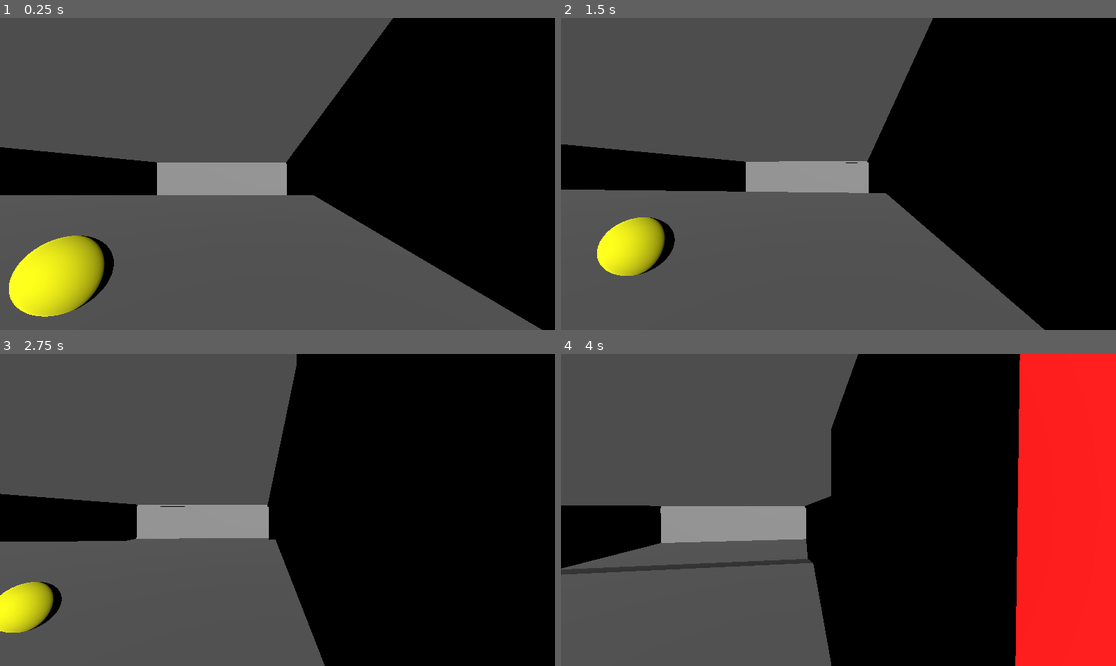
Above: before the commit, frames 1-4 (two rows, left to right).
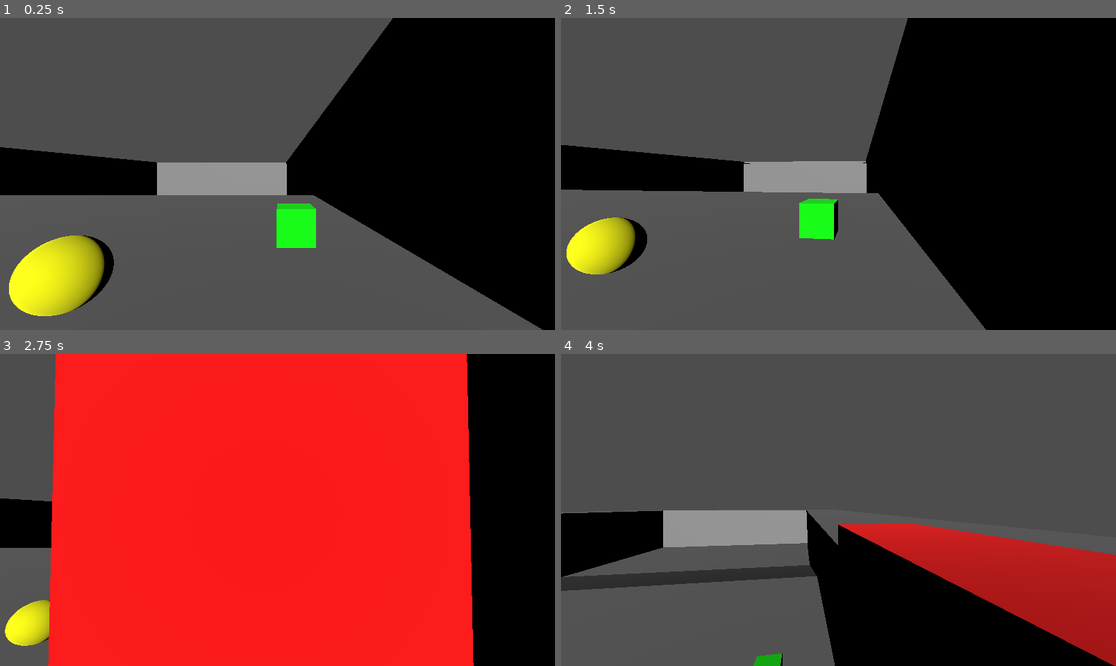
Above: after the commit, the same moments.

Repository: memjamim/FishGame
Game: Godot game, scene res://scenes/pool_level.tscn
The game is run twice, just before and just after one commit, with the same random seed, the same clock (stepped at 60 frames per second) and the same inputs. This scene is started directly instead of the project's main scene.
Inputs (mouse positions are in pixels of both pictures, inside the frame that each line leads up to):
- Up to frame 1 (0.25 s): no input
- Up to frame 2 (1.5 s): move the mouse to (866, 174) at 0.52 s; hold D (right) 0.53-1.28 s; hold Q (throw, bound only after the commit) 0.53-1.28 s; tap E (interact) at 0.6 s; tap Space (jump) at 0.77, 1.07 s; move the mouse to (810, 174) at 1.27 s; hold S (back) from 1.28 s (still down); tap Q (throw, bound only after the commit) at 1.35 s
- Up to frame 3 (2.75 s): tap Space (jump) at 1.52, 1.55, 1.82 s; move the mouse to (288, 503) at 2.02 s; release S (back) at 2.03 s; hold D (right) from 2.03 s (still down); hold Space (jump) from 2.03 s (still down); tap E (interact) at 2.3 s
- Up to frame 4 (4 s): move the mouse to (832, 516) at 2.77 s; release Space (jump) at 2.78 s; tap W (foward) at 2.85 s; tap Space (jump) at 3.02, 3.32 s; tap Q (throw, bound only after the commit) at 3.05 s; move the mouse to (877, 513) at 3.52 s; release D (right) at 3.53 s; hold A (left) from 3.53 s (still down); hold Space (jump) from 3.53 s (still down); tap E (interact) at 3.6 s

The runs differ from the first frame. In frame 1, 1.1% of the frame differs, in the area x 1-98%, y 0-100%; in frame 2, 7.8%; in frame 3, 77%, in the area x 0-86%, y 0-100%; in frame 4, 45%.

Commit message:
pickup, drop, charge throw
can pickup holdable items with E. When holding an item, hold Q to charge a throw, then release to throw with increasing strength

Diff:
--- a/fish-game-project-folder/project.godot
+++ b/fish-game-project-folder/project.godot
@@ -64,7 +64,8 @@
 "events": [Object(InputEventKey,"resource_local_to_scene":false,"resource_name":"","device":-1,"window_id":0,"alt_press …(192 unchanged characters)…
 ]
 }
-swim_down={
+throw={
 "deadzone": 0.2,
-"events": []
+"events": [Object(InputEventKey,"resource_local_to_scene":false,"resource_name":"","device":-1,"window_id":0,"alt_pressed":false,"shift_pressed":false,"ctrl_pressed":false,"meta_pressed":false,"pressed":false,"keycode":0,"physical_keycode":81,"key_label":0,"unicode":113,"location":0,"echo":false,"script":null)
+]
 }
--- a/fish-game-project-folder/scenes/ben_scene.tscn
+++ b/fish-game-project-folder/scenes/ben_scene.tscn
@@ -26,6 +26,26 @@
 [sub_resource type="PhysicsMaterial" id="PhysicsMaterial_x8l0j"]
 
 [sub_resource type="BoxShape3D" id="BoxShape3D_x8l0j"]
+
+[sub_resource type="NoiseTexture2D" id="NoiseTexture2D_x8l0j"]
+
+[sub_resource type="NoiseTexture2D" id="NoiseTexture2D_mmbh7"]
+
+[sub_resource type="StandardMaterial3D" id="StandardMaterial3D_x8l0j"]
+transparency = 1
+depth_draw_mode = 1
+albedo_color = Color(0.047058824, 0.31764707, 0.53333336, 0.5058824)
+roughness = 0.0
+normal_texture = SubResource("NoiseTexture2D_x8l0j")
+refraction_enabled = true
+refraction_texture = SubResource("NoiseTexture2D_mmbh7")
+uv1_scale = Vector3(0.04, 0.04, 0.04)
+uv1_triplanar = true
+uv1_world_triplanar = true
+
+[sub_resource type="BoxMesh" id="BoxMesh_x8l0j"]
+material = SubResource("StandardMaterial3D_x8l0j")
+size = Vector3(4, 4, 4)
 
 [node name="Ben" type="Node3D"]
 
@@ -106,3 +126,10 @@
 [node name="CollisionShape3D" type="CollisionShape3D" parent="PoolSide/StaticBody3D"]
 transform = Transform3D(2, 0, 0, 0, 2, 0, 0, 0, 2, 6.827389, -0.694664, 0)
 shape = SubResource("BoxShape3D_x8l0j")
+
+[node name="DirectionalLight3D" type="DirectionalLight3D" parent="."]
+transform = Transform3D(0.41469327, 0.78404915, -0.46184027, 0, 0.5075384, 0.8616291, 0.9099613, -0.3573118, 0.21047275, 0, 4.928076, 6.533126)
+
+[node name="WaterMesh" type="MeshInstance3D" parent="."]
+transform = Transform3D(1, 0, 0, 0, 1, 0, 0, 0, 1, 6.7589846, 1.8488703, 0)
+mesh = SubResource("BoxMesh_x8l0j")
--- a/fish-game-project-folder/scenes/ladder.tscn
+++ b/fish-game-project-folder/scenes/ladder.tscn
@@ -8,19 +8,18 @@
 [sub_resource type="BoxMesh" id="BoxMesh_xxwne"]
 material = SubResource("StandardMaterial3D_htnmx")
 
-[sub_resource type="BoxShape3D" id="BoxShape3D_htnmx"]
+[sub_resource type="BoxShape3D" id="BoxShape3D_xxwne"]
 
-[node name="Ladder" type="Node3D" groups=["interactable"]]
+[node name="Ladder" type="StaticBody3D" groups=["interactable"]]
 script = ExtResource("2_xb1tl")
 
 [node name="MeshInstance3D" type="MeshInstance3D" parent="."]
-transform = Transform3D(1.5994014, 0, 0, 0, 4.2029414, 0, 0, 0, 0.5601123, 0, 0, 0)
+transform = Transform3D(2.3165927, 0, 0, 0, 5.311278, 0, 0, 0, 1, 0, 0, 0)
 mesh = SubResource("BoxMesh_xxwne")
 
-[node name="StaticBody3D" type="StaticBody3D" parent="MeshInstance3D"]
-
-[node name="CollisionShape3D" type="CollisionShape3D" parent="MeshInstance3D/StaticBody3D"]
-shape = SubResource("BoxShape3D_htnmx")
+[node name="CollisionShape3D" type="CollisionShape3D" parent="."]
+transform = Transform3D(2.386485, 0, 0, 0, 5.324809, 0, 0, 0, 1, 0, 0, 0)
+shape = SubResource("BoxShape3D_xxwne")
 
 [node name="CooldownTimer" type="Timer" parent="."]
 
--- /dev/null
+++ b/fish-game-project-folder/scenes/menu.gd
@@ -0,0 +1,13 @@
+extends Control
+
+
+func _on_start_button_pressed() -> void:
+	get_tree().change_scene_to_file("res://scenes/ben_scene.tscn")
+
+
+func _on_options_button_pressed() -> void:
+	pass # Replace with function body.
+
+
+func _on_quit_button_pressed() -> void:
+	get_tree().quit()
--- /dev/null
+++ b/fish-game-project-folder/scenes/menu.tscn
@@ -0,0 +1,39 @@
+[gd_scene load_steps=2 format=3 uid="uid://8rbc00lpnnc4"]
+
+[ext_resource type="Script" uid="uid://i60pjnap8cdw" path="res://scenes/menu.gd" id="1_yqeox"]
+
+[node name="Menu" type="Control"]
+layout_mode = 3
+anchors_preset = 15
+anchor_right = 1.0
+anchor_bottom = 1.0
+grow_horizontal = 2
+grow_vertical = 2
+script = ExtResource("1_yqeox")
+
+[node name="VBoxContainer" type="VBoxContainer" parent="."]
+layout_mode = 1
+anchors_preset = 2
+anchor_top = 1.0
+anchor_bottom = 1.0
+offset_left = 100.0
+offset_top = -198.0
+offset_right = 200.0
+offset_bottom = -78.0
+grow_vertical = 0
+
+[node name="StartButton" type="Button" parent="VBoxContainer"]
+layout_mode = 2
+text = "Start"
+
+[node name="OptionsButton" type="Button" parent="VBoxContainer"]
+layout_mode = 2
+text = "Options"
+
+[node name="QuitButton" type="Button" parent="VBoxContainer"]
+layout_mode = 2
+text = "Quit"
+
+[connection signal="pressed" from="VBoxContainer/StartButton" to="." method="_on_start_button_pressed"]
+[connection signal="pressed" from="VBoxContainer/OptionsButton" to="." method="_on_options_button_pressed"]
+[connection signal="pressed" from="VBoxContainer/QuitButton" to="." method="_on_quit_button_pressed"]
--- a/fish-game-project-folder/scenes/player.tscn
+++ b/fish-game-project-folder/scenes/player.tscn
@@ -1,6 +1,7 @@
-[gd_scene load_steps=4 format=3 uid="uid://c8v7kcsljbcru"]
+[gd_scene load_steps=5 format=3 uid="uid://c8v7kcsljbcru"]
 
 [ext_resource type="Script" uid="uid://db0vh5tiik48j" path="res://scripts/player.gd" id="1_067cb"]
+[ext_resource type="Script" uid="uid://ctmkxp74vlma0" path="res://scripts/pickup_throw.gd" id="2_g2els"]
 
 [sub_resource type="CapsuleMesh" id="CapsuleMesh_quwqr"]
 
@@ -10,18 +11,8 @@
 [node name="Player" type="CharacterBody3D"]
 collision_mask = 3
 script = ExtResource("1_067cb")
-land_speed = null
-swim_speed = null
-land_accel = null
-swim_accel = null
-swim_drag = null
-buoyancy = -3.0
-jump_velocity = null
-mouse_sensitivity = null
-max_pitch_deg = null
-breath_max = null
-breath_recover_rate = null
-breath_ui_path = null
+swim_drag = 0.0
+buoyancy = 0.0
 
 [node name="MeshInstance3D" type="MeshInstance3D" parent="."]
 mesh = SubResource("CapsuleMesh_quwqr")
@@ -37,10 +28,13 @@
 
 [node name="RayCast3D" type="RayCast3D" parent="CameraPivot/Camera3D"]
 transform = Transform3D(1, 0, 0, 0, 1, 0, 0, 0, 1, 0, -0.0075434446, 0)
-visible = false
 target_position = Vector3(0, 0, -2)
 debug_shape_custom_color = Color(0, 1, 0, 1)
 debug_shape_thickness = 1
 
 [node name="HoldPoint" type="Node3D" parent="CameraPivot/Camera3D"]
-transform = Transform3D(1, 0, 0, 0, 1, 0, 0, 0, 1, 0.6329134, -0.5991384, -0.8452022)
+transform = Transform3D(1, 0, 0, 0, 1, 0, 0, 0, 1, 0.65947115, -0.7687303, -0.7458478)
+
+[node name="PickupThrow" type="Node" parent="."]
+script = ExtResource("2_g2els")
+max_throw_strength = 15.0
--- a/fish-game-project-folder/scenes/pool_level.tscn
+++ b/fish-game-project-folder/scenes/pool_level.tscn
@@ -1,9 +1,10 @@
-[gd_scene load_steps=15 format=3 uid="uid://b0rs663k6b7in"]
+[gd_scene load_steps=16 format=3 uid="uid://b0rs663k6b7in"]
 
 [ext_resource type="PackedScene" uid="uid://c8v7kcsljbcru" path="res://scenes/player.tscn" id="1_hfxg5"]
 [ext_resource type="Script" uid="uid://caucihx4lukcl" path="res://scripts/water.gd" id="2_i5atr"]
 [ext_resource type="PackedScene" uid="uid://c5tmxh58ogg14" path="res://scenes/test_collectable.tscn" id="3_3dqls"]
 [ext_resource type="PackedScene" uid="uid://jhfpml2w5wm4" path="res://scenes/ladder.tscn" id="4_dfc1h"]
+[ext_resource type="PackedScene" path="res://scenes/test_holdable.tscn" id="5_o4yg7"]
 
 [sub_resource type="BoxMesh" id="BoxMesh_3dqls"]
 
@@ -152,8 +153,11 @@
 [node name="DirectionalLight3D" type="DirectionalLight3D" parent="."]
 transform = Transform3D(1, 0, 0, 0, 0.9599521, 0.28016412, 0, -0.28016412, 0.9599521, 14.421921, 17.48574, 0)
 
-[node name="TestCollectable" parent="." instance=ExtResource("3_3dqls")]
+[node name="TestCollectable" parent="." groups=["holdable"] instance=ExtResource("3_3dqls")]
 transform = Transform3D(1, 0, 0, 0, 1, 0, 0, 0, 1, 19, 2, 6)
 
 [node name="Ladder" parent="." instance=ExtResource("4_dfc1h")]
 transform = Transform3D(-4.371139e-08, 0, -1, 0, 1, 0, 1, 0, -4.371139e-08, 24.708654, 5.6398377, 9.857096)
+
+[node name="TestHoldable" parent="." instance=ExtResource("5_o4yg7")]
+transform = Transform3D(1, 0, 0, 0, 1, 0, 0, 0, 1, 22.41265, 1.99, 3.1696918)
--- a/fish-game-project-folder/scenes/test_collectable.tscn
+++ b/fish-game-project-folder/scenes/test_collectable.tscn
@@ -10,13 +10,11 @@
 
 [sub_resource type="SphereShape3D" id="SphereShape3D_7ytsf"]
 
-[node name="TestCollectable" type="Node3D" groups=["collectable", "holdable", "interactable"]]
+[node name="TestCollectable" type="StaticBody3D" groups=["collectable", "interactable"]]
 script = ExtResource("2_3ldw6")
 
 [node name="MeshInstance3D" type="MeshInstance3D" parent="."]
 mesh = SubResource("SphereMesh_3ldw6")
 
-[node name="StaticBody3D" type="StaticBody3D" parent="MeshInstance3D"]
-
-[node name="CollisionShape3D" type="CollisionShape3D" parent="MeshInstance3D/StaticBody3D"]
+[node name="CollisionShape3D" type="CollisionShape3D" parent="."]
 shape = SubResource("SphereShape3D_7ytsf")
--- a/fish-game-project-folder/scenes/test_holdable.tscn
+++ b/fish-game-project-folder/scenes/test_holdable.tscn
@@ -10,16 +10,10 @@
 
 [sub_resource type="BoxShape3D" id="BoxShape3D_3svbo"]
 
-[node name="TestHoldable" type="Node3D"]
-script = ExtResource("1_ariqn")
+[node name="TestHoldable" type="RigidBody3D" groups=["holdable"]]
 
 [node name="MeshInstance3D" type="MeshInstance3D" parent="."]
 mesh = SubResource("BoxMesh_ariqn")
 
-[node name="StaticBody3D" type="StaticBody3D" parent="MeshInstance3D"]
-
-[node name="CollisionShape3D" type="CollisionShape3D" parent="MeshInstance3D/StaticBody3D"]
+[node name="CollisionShape3D" type="CollisionShape3D" parent="."]
 shape = SubResource("BoxShape3D_3svbo")
-
-[node name="HoldPointSnap" type="Node3D" parent="."]
-transform = Transform3D(1, 0, 0, 0, 1, 0, 0, 0, 1, -0.19427228, 0.14480352, 0.35875833)
--- /dev/null
+++ b/fish-game-project-folder/scripts/pickup_throw.gd
@@ -0,0 +1,64 @@
+extends Node
+
+@onready var player: CharacterBody3D = $".."
+@onready var hold_point: Node3D = $"../CameraPivot/Camera3D/HoldPoint"
+
+# --- Throw ---
+@export var min_throw_strength: float = 0
+@export var max_throw_strength: float = 10
+@export var throw_charge_time: float = 1.5
+
+var IS_CHARGING_THROW: bool = false
+var throw_charge: float = 0
+
+
+
+# Called when the node enters the scene tree for the first time.
+func _ready() -> void:
+	pass # Replace with function body.
+
+
+# Called every frame. 'delta' is the elapsed time since the previous frame.
+func _process(delta: float) -> void:
+	pass
+
+
+func _pick_up(holdable: RigidBody3D) -> void:
+	holdable.get_parent().remove_child(holdable)
+	hold_point.add_child(holdable)
+
+	holdable.get_node("CollisionShape3D").disabled = true
+	holdable.freeze = true
+	holdable.linear_velocity = Vector3.ZERO
+	holdable.angular_velocity = Vector3.ZERO
+	holdable.transform = Transform3D.IDENTITY
+
+	print("picked up:", holdable.name)
+
+
+func _charge_throw(delta: float) -> void:
+	self.throw_charge += delta
+	self.throw_charge = min(throw_charge, throw_charge_time)
+
+
+func _throw(holdable: RigidBody3D) -> void:
+	holdable.get_parent().remove_child(holdable)
+	var world := player.get_parent_node_3d()
+	world.add_child(holdable)
+
+	var camera_pivot: Node3D = player.get_node("CameraPivot")
+	var forward: Vector3 = -camera_pivot.global_transform.basis.z
+	var drop_dist := 2.0
+	holdable.global_position = player.global_position + forward * drop_dist
+	holdable.get_node("CollisionShape3D").disabled = false
+	holdable.freeze = false
+
+	var charge_strength = self.throw_charge/self.throw_charge_time
+	var throw_force = lerp(self.min_throw_strength, self.max_throw_strength, charge_strength)
+
+	holdable.apply_impulse(
+		forward * throw_force
+	)
+	self.throw_charge = 0
+
+	print("throwing:", holdable.name)
--- a/fish-game-project-folder/scripts/player.gd
+++ b/fish-game-project-folder/scripts/player.gd
@@ -2,10 +2,12 @@
 
 # --- Interaction ---
 @onready var ray_cast_3d: RayCast3D = $CameraPivot/Camera3D/RayCast3D
+@onready var pickup_throw: Node = $PickupThrow
 
 var collectables: int = 0
 
 var IS_IN_WATER: bool = false
+var IS_HOLDING_ITEM: bool = false
 signal water_state_changed(is_in_water: bool)
 
 # Movement
@@ -55,6 +57,7 @@
 var _bob_time := 0.0
 var _pivot_base_pos: Vector3
 
+
 func _ready() -> void:
 	breath = breath_max
 	Input.set_mouse_mode(Input.MOUSE_MODE_CAPTURED)
@@ -64,6 +67,7 @@
 	_head_node = get_node(head_node_path) as Node3D
 	_pivot_base_pos = camera_pivot.position
 
+
 func set_in_water(v: bool) -> void:
 	if v == IS_IN_WATER:
 		return
@@ -74,6 +78,7 @@
 	# If we just entered water, avoids popping upward from existing velocity
 	if IS_IN_WATER:
 		velocity.y = min(velocity.y, 0.0)
+
 
 func _unhandled_input(event: InputEvent) -> void:
 	# Toggle mouse capture (for easier testing in editor)
@@ -95,6 +100,7 @@
 		)
 		camera_pivot.rotation.x = _pitch
 
+
 func _physics_process(delta: float) -> void:
 	_update_water_state(delta)
 	_update_breath(delta)
@@ -123,7 +129,7 @@
 
 	# --- Interaction ---
 	if ray_cast_3d.is_colliding() and Input.is_action_just_pressed("interact"):
-		var collider = ray_cast_3d.get_collider().get_parent().get_parent()
+		var collider = ray_cast_3d.get_collider()
 		if collider.has_method("_on_interact"):
 			collider._on_interact(self)
 
@@ -131,11 +137,25 @@
 			print("total collectables: ", self.collectables)
 		elif collider.is_in_group("interactable"):
 			print("interactable encountered")
+		elif collider.is_in_group('holdable'):
+			if IS_HOLDING_ITEM == false:
+				self.IS_HOLDING_ITEM = true
+				self.pickup_throw._pick_up(collider)
+
+	if Input.is_action_pressed("throw") and IS_HOLDING_ITEM:
+		self.pickup_throw._charge_throw(delta)
+
+	if Input.is_action_just_released('throw'):
+		if IS_HOLDING_ITEM:
+			var held_item = self.get_node('CameraPivot/Camera3D/HoldPoint').get_child(0)
+			self.pickup_throw._throw(held_item)
+			self.IS_HOLDING_ITEM = false
 
 	move_and_slide()
 
 	# Visual bob after movement so it feels stable while moving
 	_apply_underwater_bob(delta)
+
 
 func _land_move(wish_dir: Vector3, delta: float) -> void:
 	# Gravity
@@ -150,6 +170,7 @@
 	var target := wish_dir * land_speed
 	velocity.x = move_toward(velocity.x, target.x, land_accel * delta)
 	velocity.z = move_toward(velocity.z, target.z, land_accel * delta)
+
 
 func _swim_move(wish_dir: Vector3, delta: float) -> void:
 	# Buoyancy + drag for water movement
@@ -162,6 +183,7 @@
 	velocity.y = move_toward(velocity.y, target.y, swim_accel * delta)
 	velocity.z = move_toward(velocity.z, target.z, swim_accel * delta)
 
+
 func _update_breath(delta: float) -> void:
 	if IS_IN_WATER:
 		breath = max(0.0, breath - delta)
@@ -172,6 +194,7 @@
 		breath = min(breath_max, breath + breath_recover_rate * delta)
 
 	emit_signal("breath_updated", breath, breath_max)
+
 
 func _update_water_state(delta: float) -> void:
 	# Node3D point query at the head position against Water layer(s)
@@ -189,6 +212,7 @@
 		_water_blend = max(0.0, _water_blend - rate)
 
 	set_in_water(_water_blend >= 0.5)
+
 
 func _is_head_in_water() -> bool:
 	if _head_node == null:
@@ -203,6 +227,7 @@
 	var hits := get_world_3d().direct_space_state.intersect_point(params, 8)
 	return hits.size() > 0
 
+
 func _apply_underwater_bob(delta: float) -> void:
 	var target_offset_y := 0.0
 
Not shown: 1 places in fish-game-project-folder/scenes/ben_scene.tscn that only renumber resources
Not shown, added: fish-game-project-folder/scenes/menu.gd.uid
Not shown, added: fish-game-project-folder/scripts/pickup_throw.gd.uid
